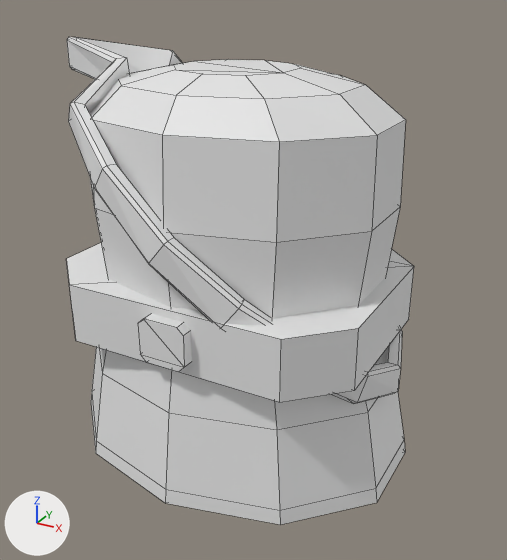
One commit to the Blender file styles/lowpoly/parts/torso/torso-tunic-chibi.blend: the scene before it, then after it.
The view is the same before and after, from a camera (50 mm lens) standing at (0.417, -0.717, 0.869) and looking at (0.023, -0.001, 0.511). The lights are fixed; the arrows at lower left show +X, +Y and +Z. The first picture is the older version. Mesh edges are drawn as thin lines.

The first picture shows 'part_torso'.
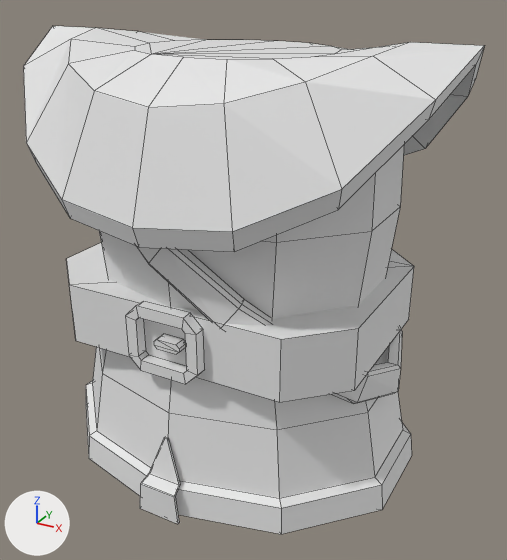
Location of each change, [x1, y1, x2, y2] in pixels of the pictures (507 x 560 px):
'part_torso', reshaped (32% wider)
    before: [66, 37, 414, 525]
    after: [23, 26, 484, 534]
part 1 of me_part_torso, rebuilt (45% wider, 42% taller)
    before: [138, 314, 192, 372]
    after: [126, 301, 205, 384]
part 2 of me_part_torso, added
    after: [23, 26, 484, 252]
part 3 of me_part_torso, added
    after: [154, 334, 186, 354]
part 4 of me_part_torso, added
    after: [140, 437, 180, 524]
part 5 of me_part_torso, built on
    before: [91, 347, 405, 525]
    after: [86, 347, 412, 534]

The change in detail:
me_part_torso is used by ob_part_torso; location (0.0, 0.0, 0.0).
me_part_torso had 218 vertices, 212 faces and spanned x -0.251..0.223, y -0.18..0.18, z 0.28..0.793.
me_part_torso now has 366 vertices, 356 faces and spans x -0.272..0.272, y -0.205..0.205, z 0.27..0.805.
me_part_torso part 1: the loose piece of 16 vertices spanning x -0.03..0.03, y -0.17..-0.15, z 0.465..0.52 is rebuilt with 32 vertices and now spans x -0.047..0.047, y -0.17..-0.156, z 0.452..0.533.
me_part_torso part 2: a new loose piece of 80 vertices spanning x -0.272..0.272, y -0.205..0.205, z 0.617..0.805.
me_part_torso part 3: a new loose piece of 16 vertices spanning x -0.01..0.024, y -0.17..-0.156, z 0.487..0.498.
me_part_torso part 4: a new loose piece of 16 vertices spanning x -0.028..0.028, y -0.195..-0.17, z 0.272..0.37.
Part 5, on me_part_torso:
7 vertices are removed from x -0.223..0.223, y -0.146..0.18, z 0.28.
14 faces are deleted.
13 vertices move from x -0.223..0.221, y -0.18..0.178, z 0.28..0.3 to x -0.228..0.218, y -0.186..0.176, z 0.31..0.315.
27 vertices are added at x -0.232..0.232, y -0.19..0.19, z 0.27..0.31.
34 new faces join them.
